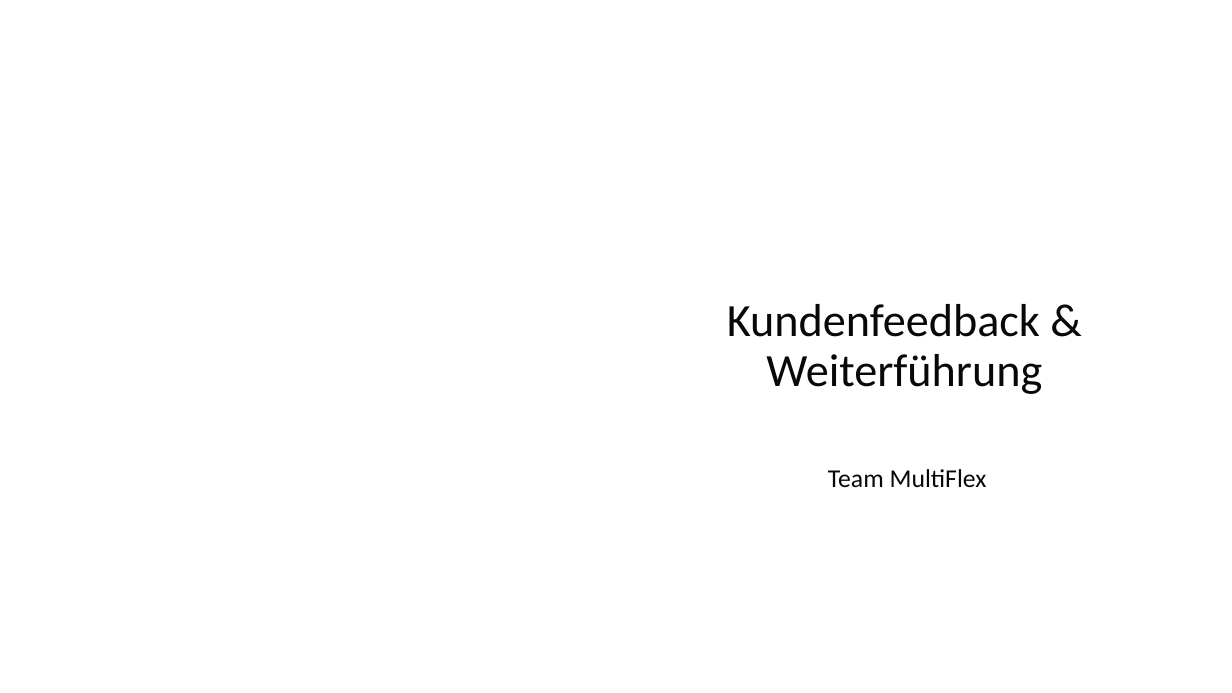
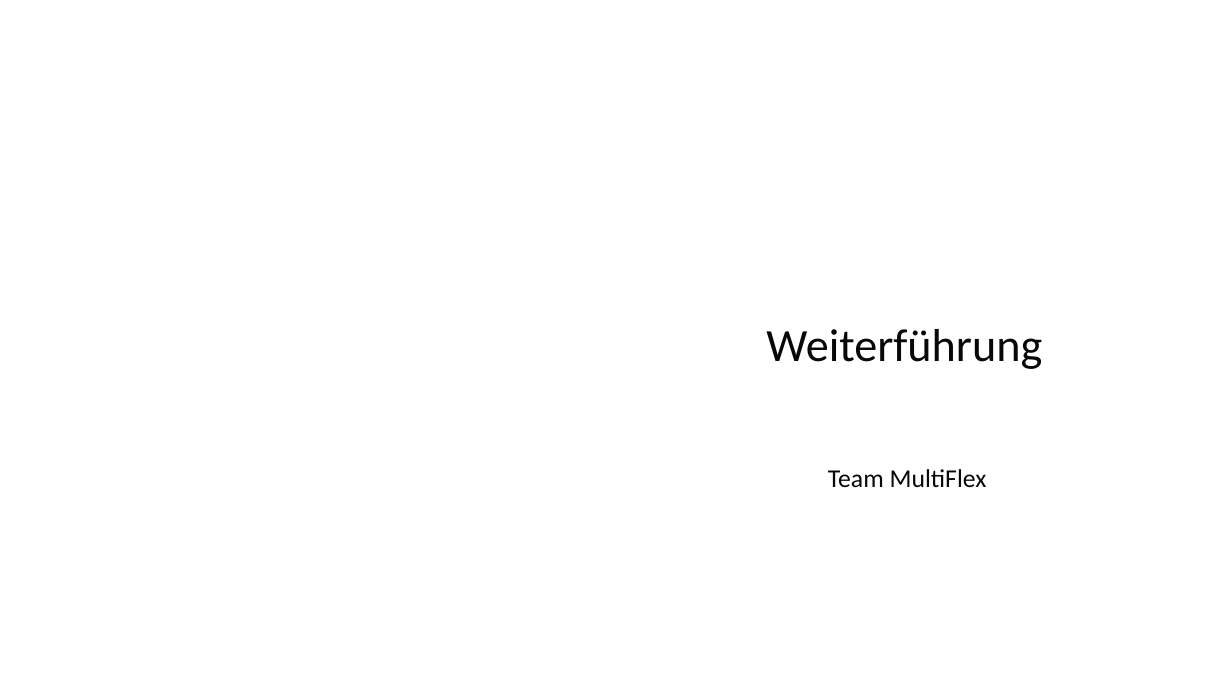
Before and after one commit to LegitesMax/multiflexlbkv, a slide deck: slide 1 of Präsentation/Weiterführung.pptx. Drawn at 1232x693 pixels with LibreOffice and Linux fonts; fonts in the diff are those of the drawing; background and template pictures are left out. Boxes give left, top, right and bottom in pixels: in the first picture for what was removed or moved away, otherwise in the second. Text is boxed around its words. In the diff, an @@ line names an element or a change of style, - is before the commit and + after.

```diff
--- a/Präsentation/Weiterführung.pptx
+++ b/Präsentation/Weiterführung.pptx
@@ title at (766, 329, 1042, 369): text changed @@
-Kundenfeedback & Weiterführung
+Weiterführung
```
Also in this commit, not shown: 1 other slide changed, 2 slides removed, 3 other files.
